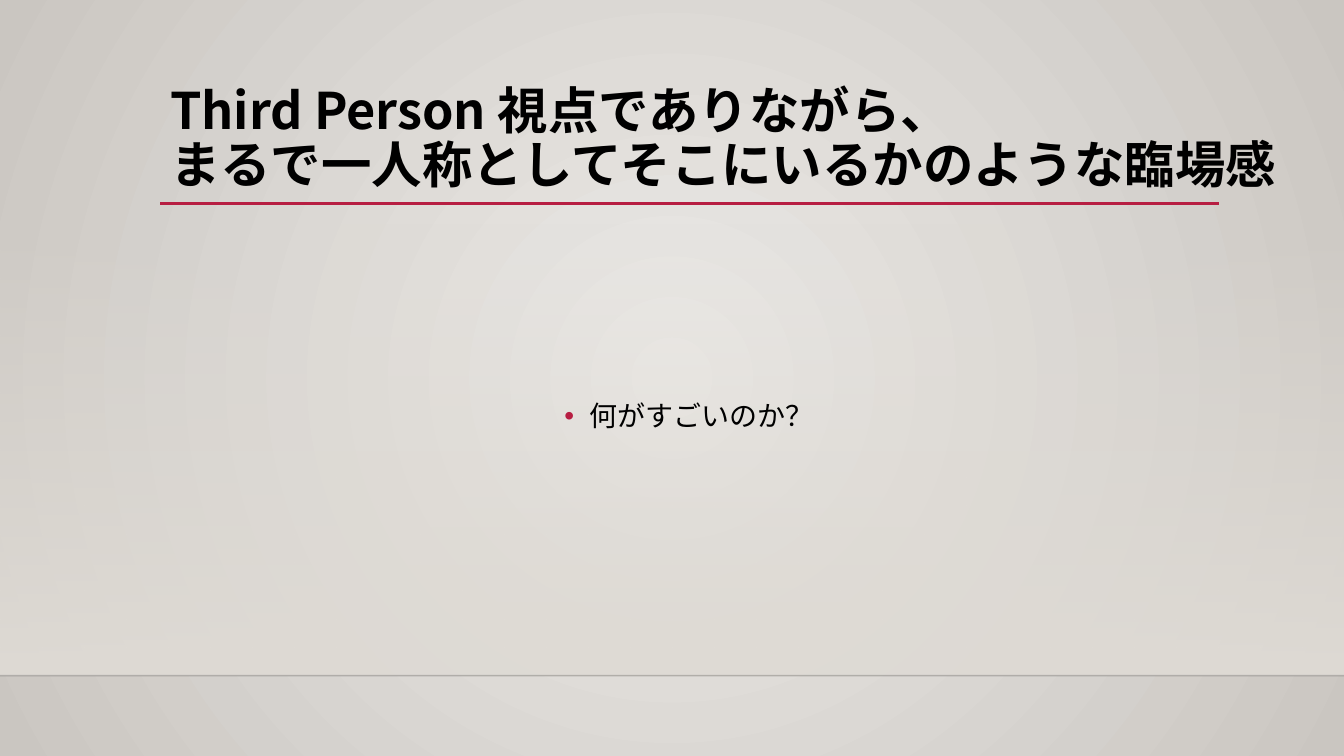
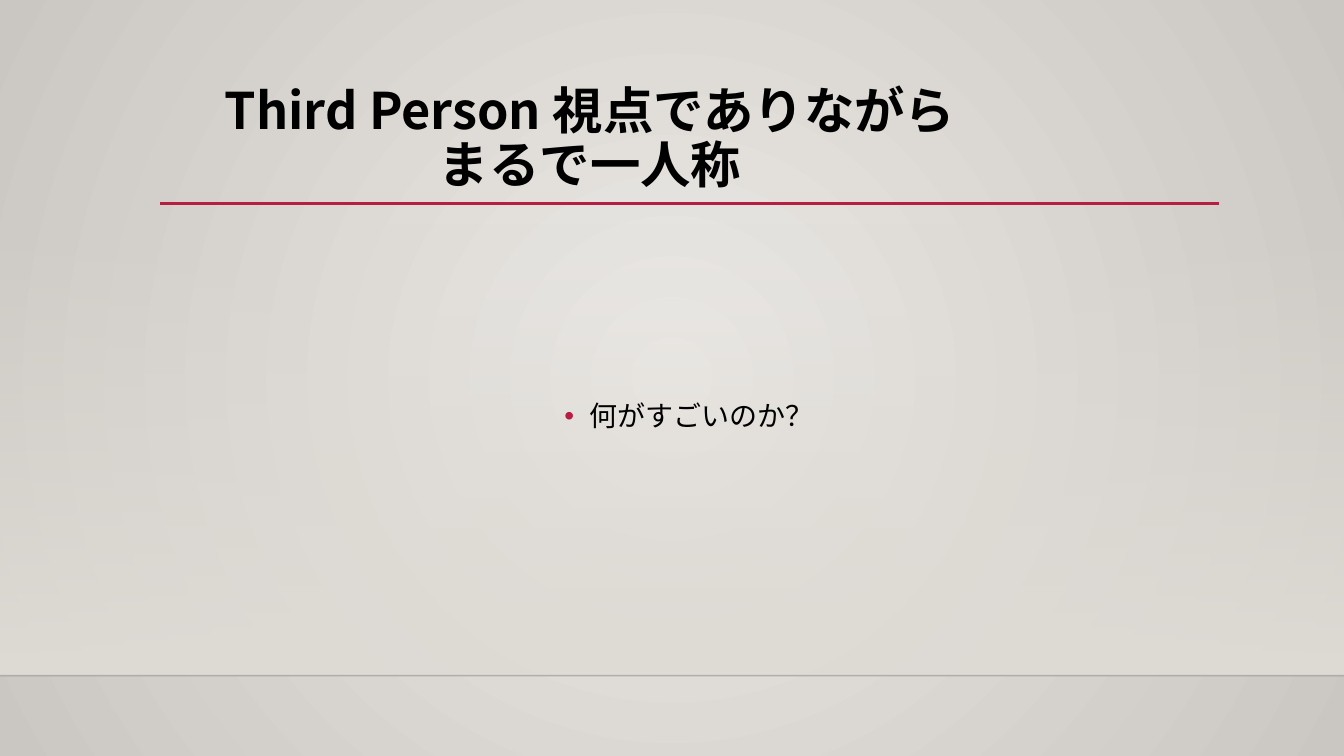
Before and after one commit to allundo/UnityChanSlash, a slide deck: slide 7 of Docs/Proposal_v0.0.1.pptx (slide 6 before the commit). Drawn at 1344x756 pixels with LibreOffice and Linux fonts; fonts in the diff are those of the drawing; background and template pictures are left out. Boxes give left, top, right and bottom in pixels: in the first picture for what was removed or moved away, otherwise in the second. Text is boxed around its words. In the diff, an @@ line names an element or a change of style, - is before the commit and + after.

```diff
--- a/Docs/Proposal_v0.0.1.pptx
+++ b/Docs/Proposal_v0.0.1.pptx
@@ title at box(225, 85, 956, 188): text changed @@
-Third Person 視点でありながら、
-まるで一人称としてそこにいるかのような臨場感
+Third Person 視点でありながら
+まるで一人称
```
Also in this commit, not shown: 3 other slides changed, 1 slide added, 47 other files.
